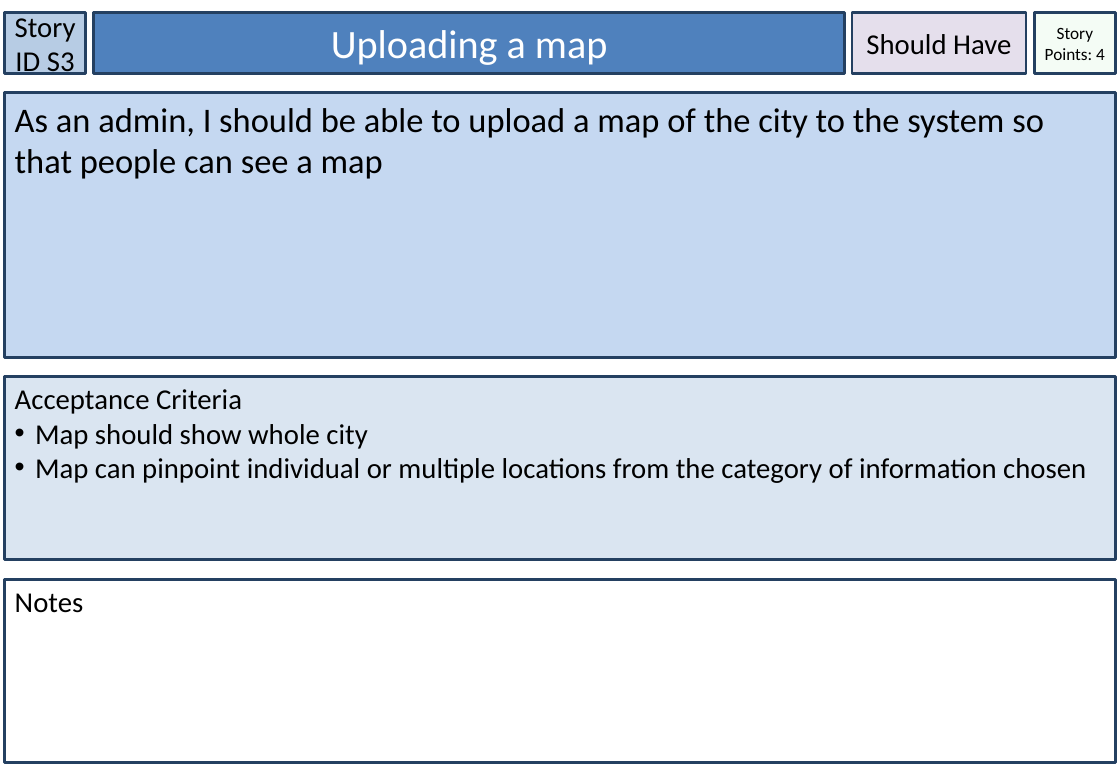
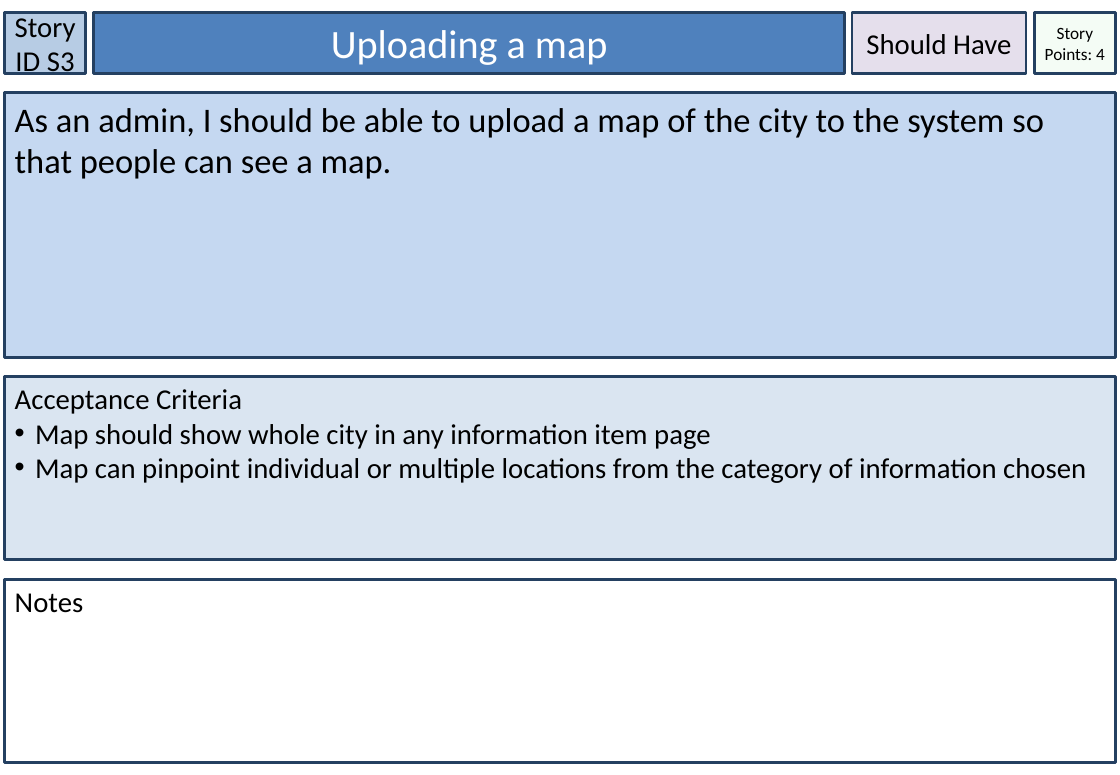
Before and after one commit to LaineBuraga/Discover-Brisbane, a slide deck: slide 10 of User Stories.pptx. Drawn at 1120x775 pixels with LibreOffice and Linux fonts; fonts in the diff are those of the drawing. Boxes give left, top, right and bottom in pixels: in the first picture for what was removed or moved away, otherwise in the second. Text is boxed around its words. In the diff, an @@ line names an element or a change of style, - is before the commit and + after.

```diff
--- a/User Stories.pptx
+++ b/User Stories.pptx
@@ text in rectangle at (x1=15, y1=108, x2=1044, y2=179): text changed @@
-As an admin, I should be able to upload a map of the city to the system so that people can see a map
+As an admin, I should be able to upload a map of the city to the system so that people can see a map.
@@ text in rectangle at (x1=35, y1=424, x2=710, y2=449): text changed @@
-• Map should show whole city
+• Map should show whole city in any information item page
```
Also in this commit, not shown: 6 other slides changed, 2 other files.
